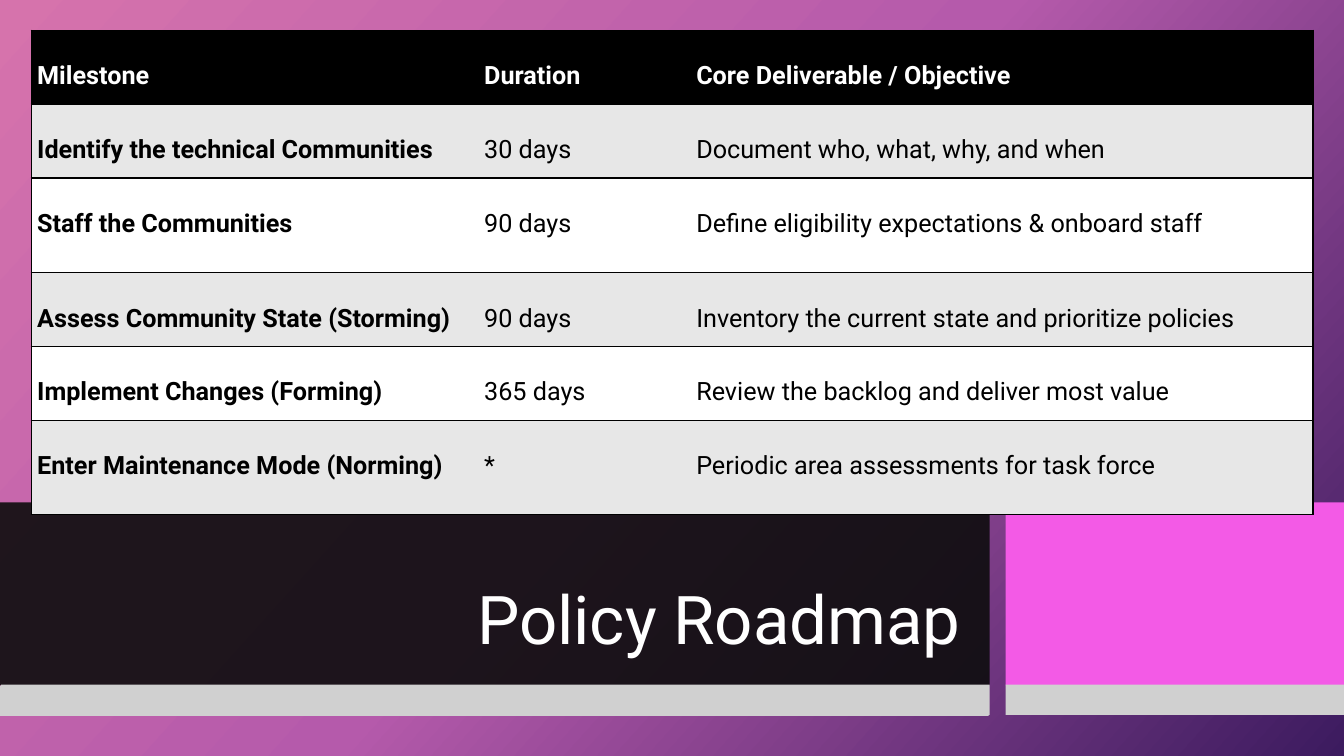
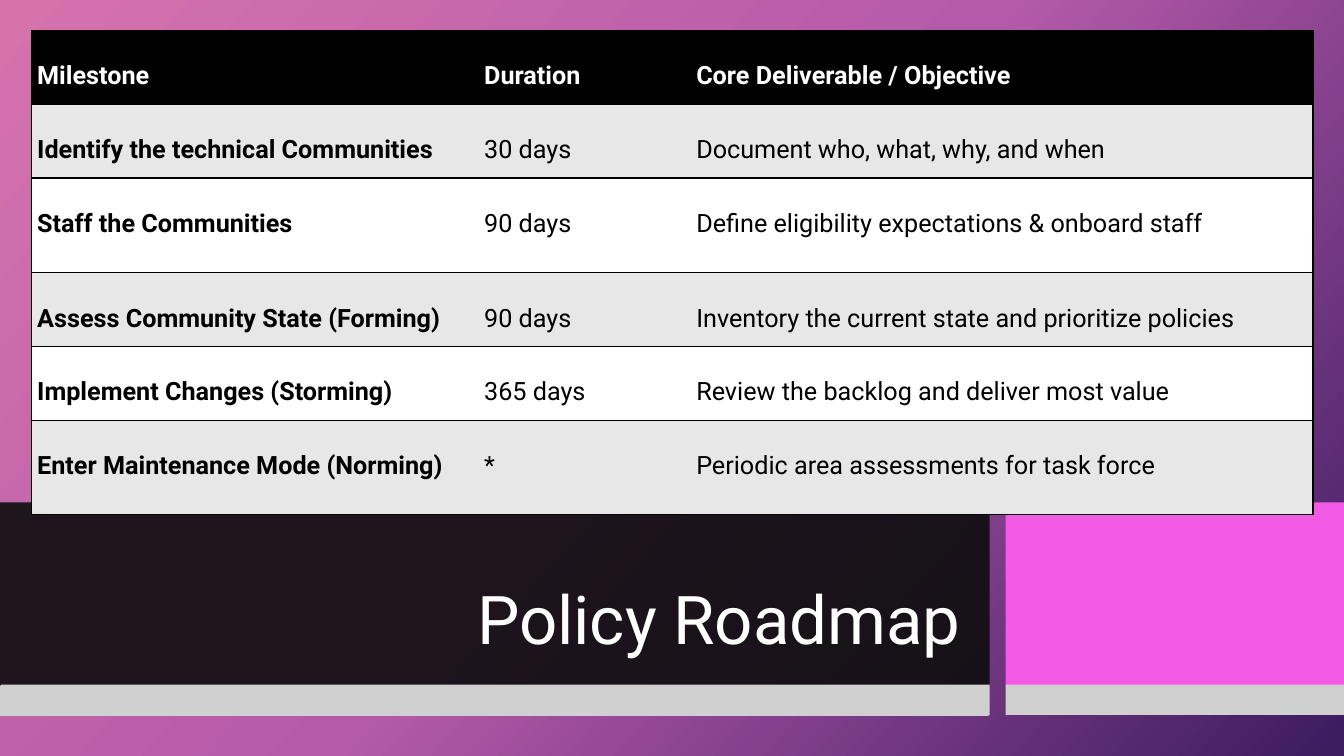
Before and after one commit to dr-natetorious/TIM-8190-Computer_Policy_Strategy, a slide deck: slide 10 of Section3_Implementation/Week8_Present/BachmeierNTIM8190-8.pptx (slide 9 before the commit). Drawn at 1344x756 pixels with LibreOffice and Linux fonts; fonts in the diff are those of the drawing; grey boxes stand for pictures; background and template pictures are left out. Boxes give left, top, right and bottom in pixels: in the first picture for what was removed or moved away, otherwise in the second. Text is boxed around its words. In the diff, an @@ line names an element or a change of style, - is before the commit and + after.

```diff
--- a/Section3_Implementation/Week8_Present/BachmeierNTIM8190-8.pptx
+++ b/Section3_Implementation/Week8_Present/BachmeierNTIM8190-8.pptx
@@ table at (x1=31, y1=30, x2=1313, y2=487) @@
-row 4, column 1: Assess Community State (Storming)
+row 4, column 1: Assess Community State (Forming)
-row 5, column 1: Implement Changes (Forming)
+row 5, column 1: Implement Changes (Storming)
```
Also in this commit, not shown: 1 other slide changed, 1 slide added, 3 slides removed, 2 other files.
